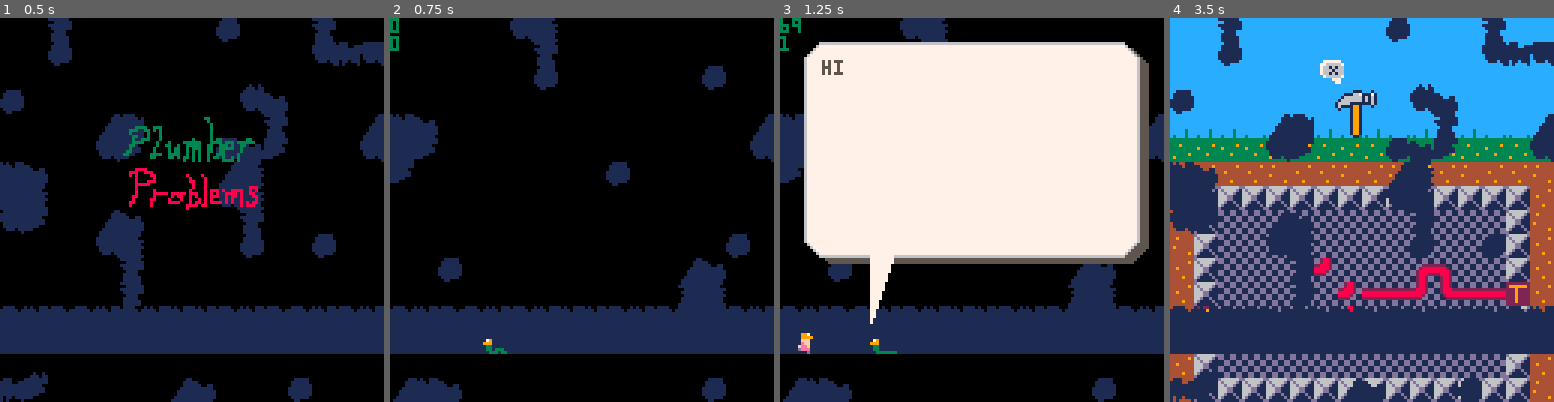
Above: before the commit, frames 1-4 (left to right).
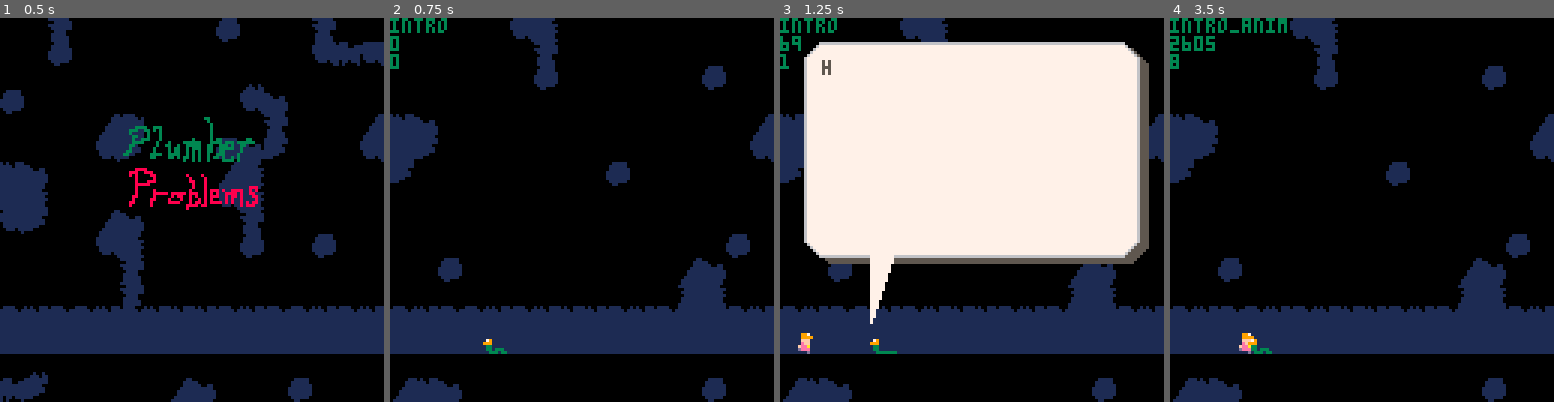
Above: after the commit, the same moments.

Repository: mphelp/picoresearch
Game: PICO-8 cartridge carts/game1.p8
The game is run twice, just before and just after one commit, with the same random seed, the same clock (stepped at 60 frames per second) and the same inputs.
Inputs:
- Up to frame 1 (0.5 s): tap X (X key) at 0.33 s
- Up to frame 2 (0.75 s): tap O (Z key) at 0.7 s
- Up to frame 3 (1.25 s): tap X (X key) at 1.07 s
- Up to frame 4 (3.5 s): hold Right 1.6-2.1 s; tap O (Z key) every 0.4 s from 1.7 to 3.3 s; tap X (X key) at 1.85, 2.97 s; hold Up 2.15-2.42 s; hold Right 2.47-3.03 s; hold Left from 3.08 s (still down)

Frame 1 is identical in both runs. In frame 2, 0.4% of the frame differs, in the area x 0-15%, y 0-14%; in frame 3, 0.5%; in frame 4, 86%, in the area x 0-100%, y 0-100%.

Commit message:
intro_anim state sequence, worm and player depart

Diff:
--- a/carts/game1.p8
+++ b/carts/game1.p8
@@ -7,9 +7,7 @@
 -- page 1
 
 -- the storyline
-local textCol   = 5
-local accentCol = 9
--- 1 blue, 9 orange
+
 local storyline = {
     [0] = " ",
     [1] = "^5hi ^9lario!^l ^5good to see you!^l^lfunny running into you^loutisde the lushroom ^lkingdom.^l^lhey, i have a favor^lto ask...",
@@ -107,7 +105,7 @@
 handle_state_transitions = function()
     if (gstate == "title" or gstate == "title_anim") then
         title_check()
-    else if (gstate == "intro") then
+    else if (gstate == "intro" or gstate == "intro_anim") then
         intro_check()
     else
         hammer_check()
@@ -157,7 +155,7 @@
         cls(config.title_bgcolor)
         draw_title()
     else
-        if (gstate == "intro") then
+        if (gstate == "intro" or gstate == "intro_anim") then
             cls(config.title_bgcolor)
             draw_intro()
         else
@@ -207,9 +205,12 @@
     map(gmap.intro.x,gmap.intro.y,0,0,16,16)
     draw_player()
     draw_worm()
+
+    print(gstate)
     print(intro_timer)
     print(worm.story)
-    draw_speech()
+ draw_speech()
+
 end
 
 draw_level = function()
@@ -256,24 +257,26 @@
 end
 draw_speech = function()
     -- bubble
-    local ul = {x = 1,y=1}
-    local br = {x = ul.x+13,y=ul.y+8}
-    draw_speech_helper(ul,br,3,2,true) -- shadow
-    draw_speech_helper(ul,br,0,0,false)
-    -- story
-    if (worm.story > 0) then
-        local text = storyline[worm.story]
-        printc(text,sub(text,1,worm.speech_frame),8*ul.x+6,8*ul.y+6)
-        worm.speech_frame+=1
-        if (worm.speech_frame < #text) then -- worm talking
-            local r = rnd(80)
-            if (btw(r,1,4)) then sfx(39) end
-            if (btw(r,5,8)) then sfx(38) end
-            if (btw(r,9,12)) then sfx(37) end
-            if (btw(r,13,16)) then sfx(40) end
-        end
-        if (worm.speech_frame > #text + 20) then -- show continue
-            print('❎',8*br.x-5,8*br.y-3,5)
+    if (worm.speech) then
+        local ul = {x = 1,y=1}
+        local br = {x = ul.x+13,y=ul.y+8}
+        draw_speech_helper(ul,br,3,2,true) -- shadow
+        draw_speech_helper(ul,br,0,0,false)
+        -- story
+        if (worm.story > 0) then
+            local text = storyline[worm.story]
+            printc(text,sub(text,1,worm.speech_frame),8*ul.x+6,8*ul.y+6)
+            worm.speech_frame+=1
+            if (worm.speech_frame < #text) then -- worm talking
+                local r = rnd(80)
+                if (btw(r,1,4)) then sfx(39) end
+                if (btw(r,5,8)) then sfx(38) end
+                if (btw(r,9,12)) then sfx(37) end
+                if (btw(r,13,16)) then sfx(40) end
+            end
+            if (worm.speech_frame > #text + 20) then -- show continue
+                print('❎',8*br.x-5,8*br.y-3,5)
+            end
         end
     end
 end
@@ -384,7 +387,7 @@
     speech_shadow = 5,
     speech_frame = 0,
     continue = false, -- x button to continue listening
-    speech_intervals = {65,500,800,1400,1700,2000,2300,2600}
+    speech_intervals = {65,500,800,1400,1700,2000,2300,2600,2730}
 }
 curs = {
 	sx = 80, -- pixel on screen
@@ -421,24 +424,24 @@
         if (bnp('z') or bnp('x')) then
             gstate = "title_anim"
         end
-    else if (gstate == "title_anim") then
-        pl_update_walk()
+    else
+        pl_update_walk(1)
         if ((bnp('z') or bnp('x')) or (pl.x > 130 and pl.x < 140)) then
             gstate = "intro"
             pl.x = -10
         end
     end
-    end
 end
 intro_check = function()
+    intro_timer = intro_timer + 1
     if (gstate == "intro") then
-        intro_timer = intro_timer + 1
+
         intro_timer_static = intro_timer_static + 1
 
-        if (intro_timer_static < 20) then
-            pl_update_walk()
-        end
-        if (btw(intro_timer_static,20,30)) then
+        if (intro_timer_static < 28) then
+            pl_update_walk(1)
+        end
+        if (btw(intro_timer_static,28,30)) then
             pl.frame = 'rest'
         end
         if (intro_timer > 30 or worm.story == 1) then
@@ -455,10 +458,17 @@
             worm.speech_frame = 0
             intro_timer = worm.speech_intervals[worm.story]
         end -- advance/continue dialogue
+        if (intro_timer == worm.speech_intervals[#worm.speech_intervals-1]) then
+            worm.speech = false
+            gstate = "intro_anim"
+        end
+    else --anim
+        worm.x -= 1
+        worm_update_inch()
+        pl_update_walk(1)
         if (intro_timer == worm.speech_intervals[#worm.speech_intervals]) then
             gstate = "move"
             glevel = 1
-            --glevel = 1
             play_bridge() -- for now
         end
     end
@@ -816,8 +826,8 @@
     worm.frame = next_worm_inch()
     worm_animtimer_incr()
 end
-pl_update_walk = function()
-    pl.x = pl.x+1
+pl_update_walk = function(speed)
+    pl.x = pl.x+speed
     pl.frame = next_pl_walk()
     pl_animtimer_incr()
 end
